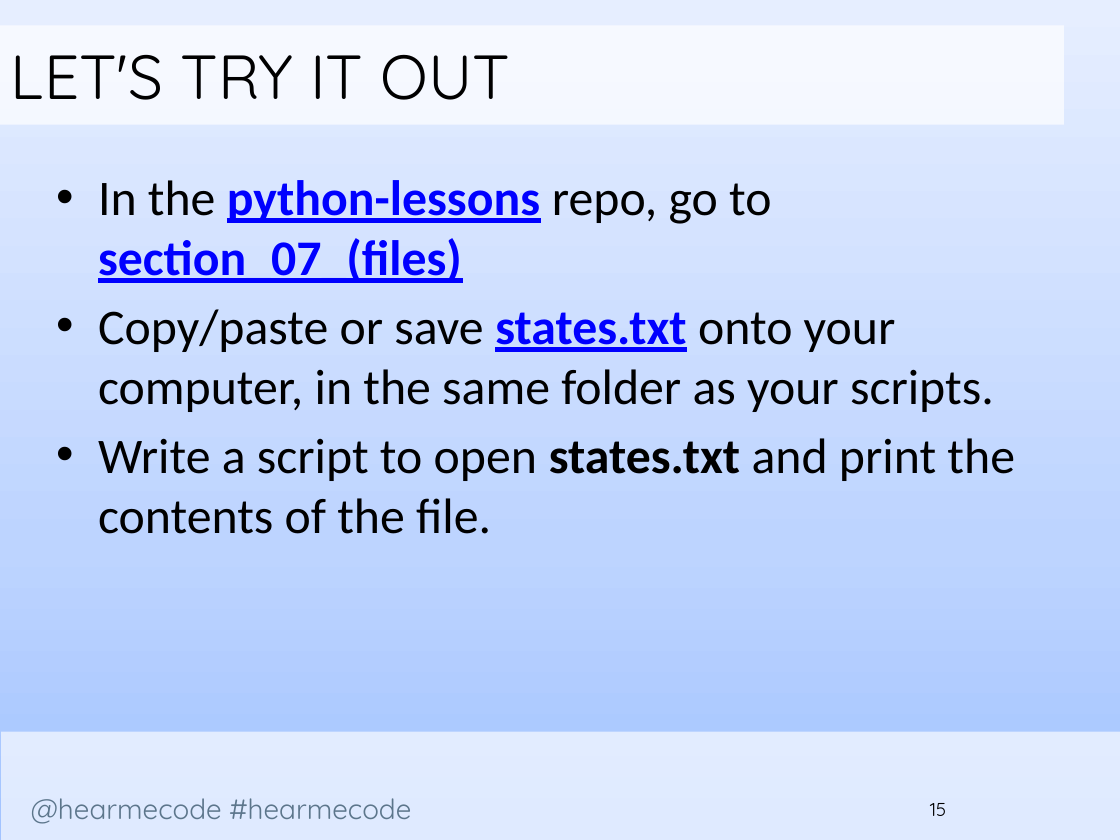
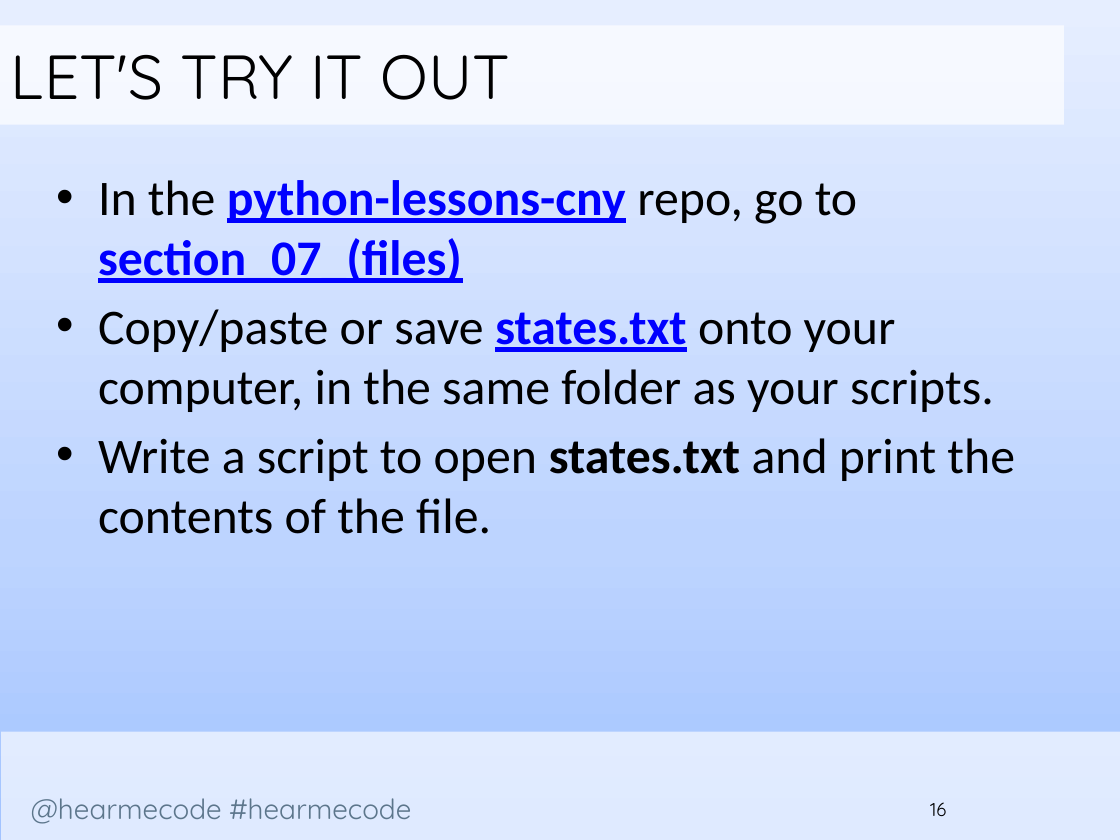
Before and after one commit to codelikeagirlcny/python-lessons-cny, a slide deck: slide 16 of slides/Lesson 3/Hear Me Code - File Handling and Dictionaries.pptx (slide 15 before the commit). Drawn at 1120x840 pixels with LibreOffice and Linux fonts; fonts in the diff are those of the drawing; background and template pictures are left out. Boxes give left, top, right and bottom in pixels: in the first picture for what was removed or moved away, otherwise in the second. Text is boxed around its words. In the diff, an @@ line names an element or a change of style, - is before the commit and + after.

Commit message:
lesson 3 slides: updated links to go to CLG repo; updated file path examples incl. fixing Windows example; misc fixes

```diff
--- a/slides/Lesson 3/Hear Me Code - File Handling and Dictionaries.pptx
+++ b/slides/Lesson 3/Hear Me Code - File Handling and Dictionaries.pptx
@@ text at [98, 180, 857, 283]: text changed @@
-• In the python-lessons repo, go to section_07_(files)
+• In the python-lessons-cny repo, go to section_07_(files)
@@ page number at [930, 802, 946, 816]: text changed @@
-15
+16
```
Also in this commit, not shown: 23 other slides changed, 1 slide added, 1 other file.
